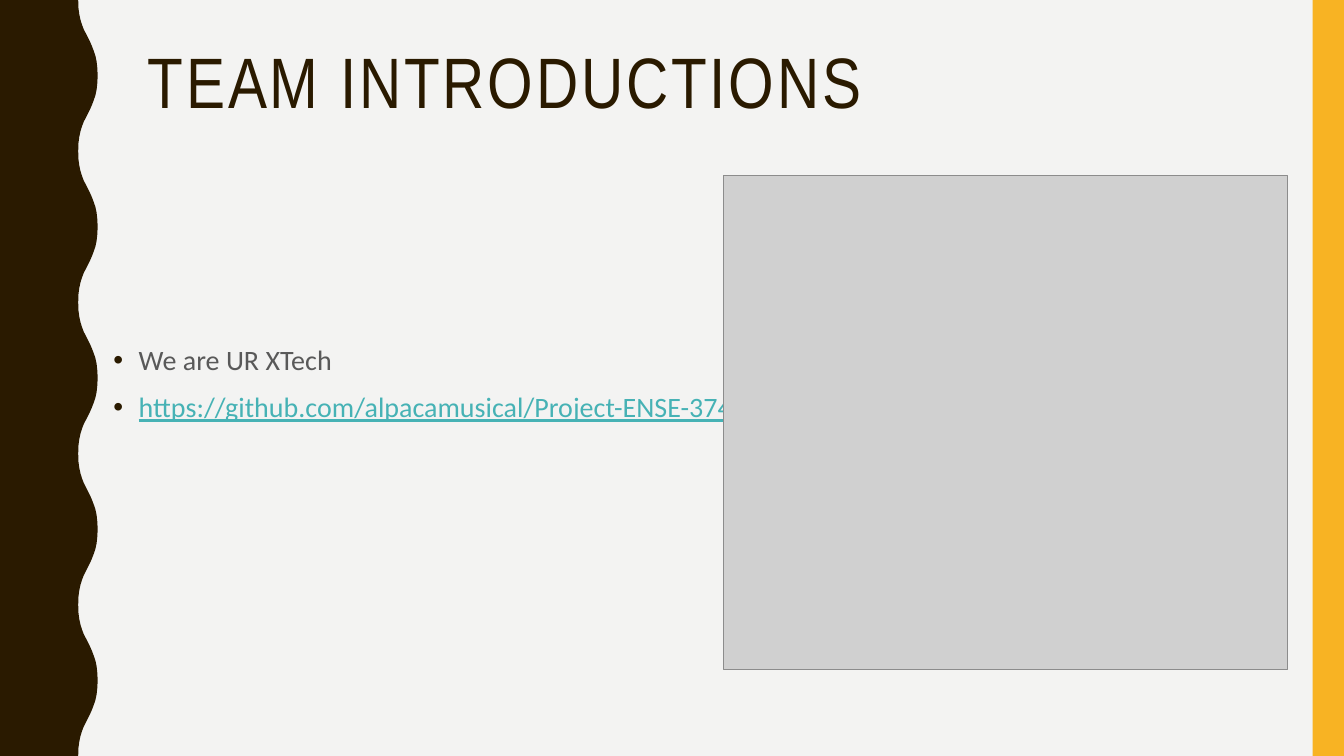
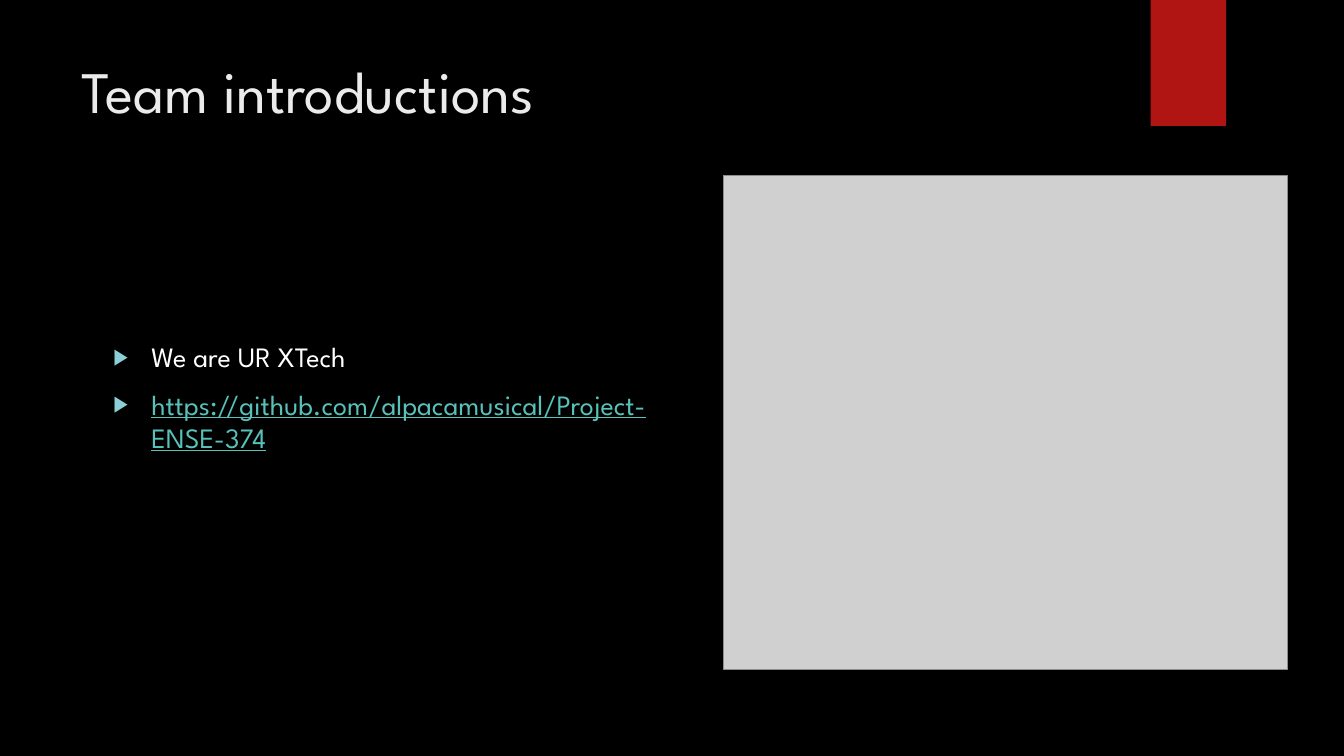
Before and after one commit to alpacamusical/Project-ENSE-374, a slide deck: slide 2 of Milestone 1.pptx. Drawn at 1344x756 pixels with LibreOffice and Linux fonts; fonts in the diff are those of the drawing; grey boxes stand for pictures; background and template pictures are left out. Boxes give left, top, right and bottom in pixels: in the first picture for what was removed or moved away, otherwise in the second. Text is boxed around its words. In the diff, an @@ line names an element or a change of style, - is before the commit and + after.

```diff
--- a/Milestone 1.pptx
+++ b/Milestone 1.pptx
@@ background #F3F3F2 to picture (left out) @@
@@ freeform shape removed at (0, 0, 98, 756) @@
@@ rectangle added at (1150, 0, 1226, 126), fill #B01513 @@
@@ rectangle removed at (1313, 0, 1344, 756) @@
@@ title at (81, 72, 534, 114): text changed; size 51 to 42 pt; font Arial Narrow to League Spartan; text colour #2A1A00 to #EBEBEB @@
-TEAM INTRODUCTIONS
+Team introductions
@@ text "We are UR XTech" at (151, 347, 645, 451): font Calibri to League Spartan; text colour #595959 to #FFFFFF in "We are UR XTech"; text colour #46B2B5 to #58C1BA in "https://github.com/alpacamusical/Project-ENSE-374"; bullet • to ▶; line spacing 1.1 to 1; more space between paragraphs; bullet colour #2A1A00 to #8AD0D6 @@
```
Also in this commit, not shown: 7 other slides changed.
